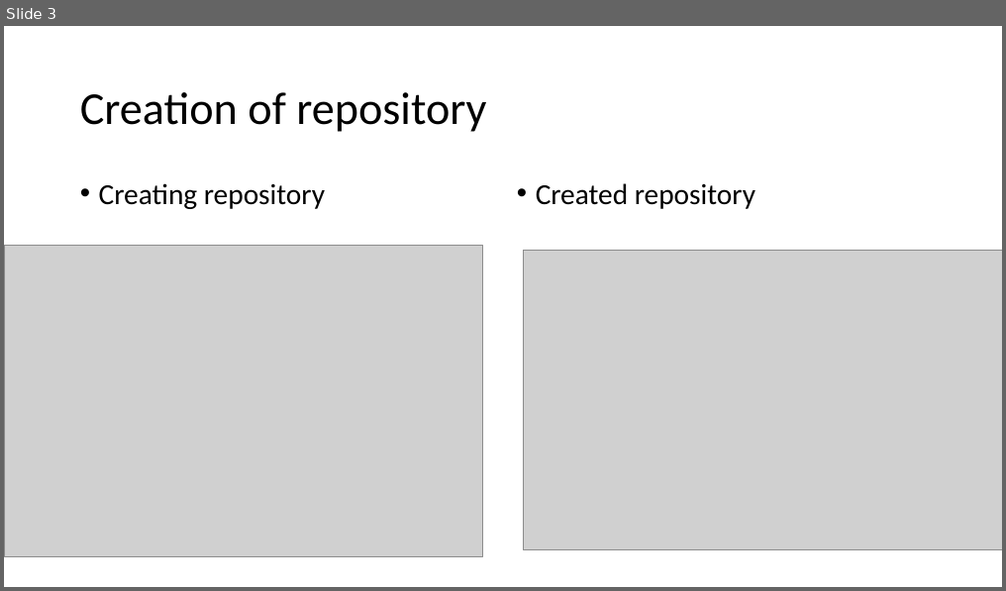
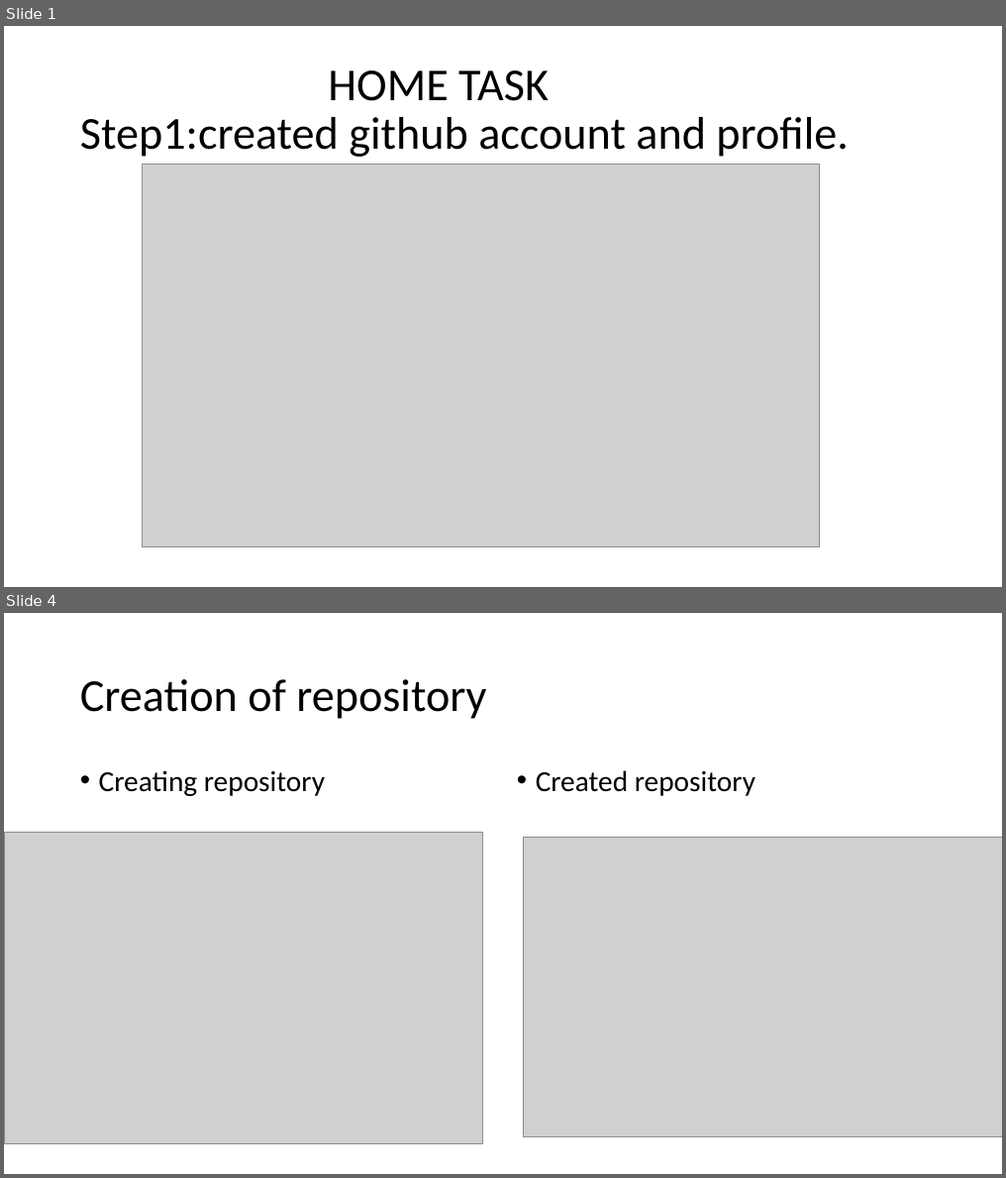
Before and after one commit to badrinath521/Kura-Badrinath, a slide deck: hometask1.pptx. Shown one above the other, each under a label of ours: slide 3 before the commit, slides 1 and 4 after it; the slides between them are not shown. The pictures are 1006x591 and 1006x1178 pixels, drawn with LibreOffice and Linux fonts; fonts in the diff are those of the drawing; grey boxes stand for pictures. Boxes give left, top, right and bottom in pixels: in the first picture for what was removed or moved away, otherwise in the second. Text is boxed around its words. In the diff, an @@ line names an element or a change of style, - is before the commit and + after.

```diff
--- a/hometask1.pptx
+++ b/hometask1.pptx
@@ slide 1 added at [4,26,1002,587], background #FFFFFF @@
@@ title added at [80,71,848,157], 44 pt, text #000000 @@
+HOME TASK
+Step1:created github account and profile.
@@ picture added at [143,165,820,547] @@
@@ what was slide 3 is now slide 4 @@
```
Also in this commit, not shown: 1 slide changed, 3 other slides added, 2 slides removed.
